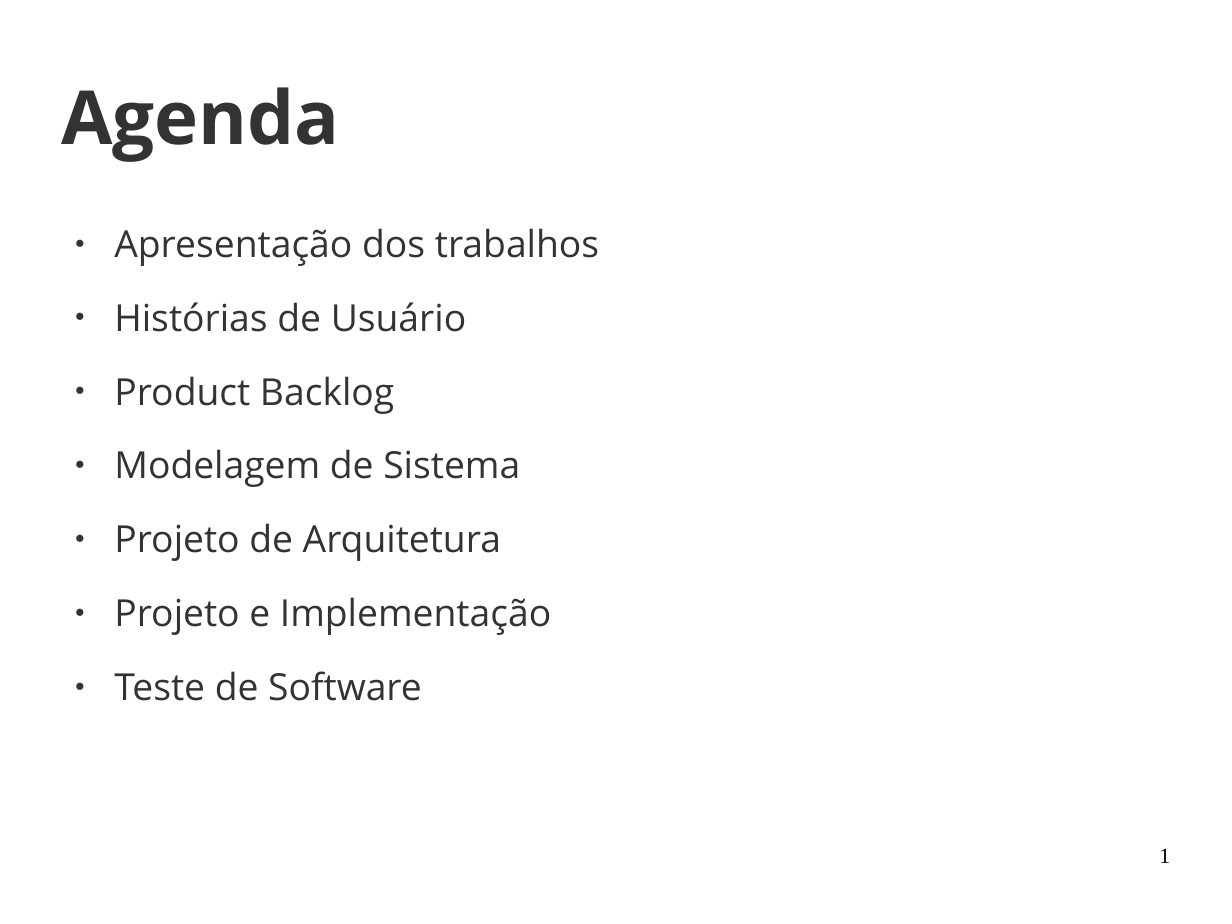
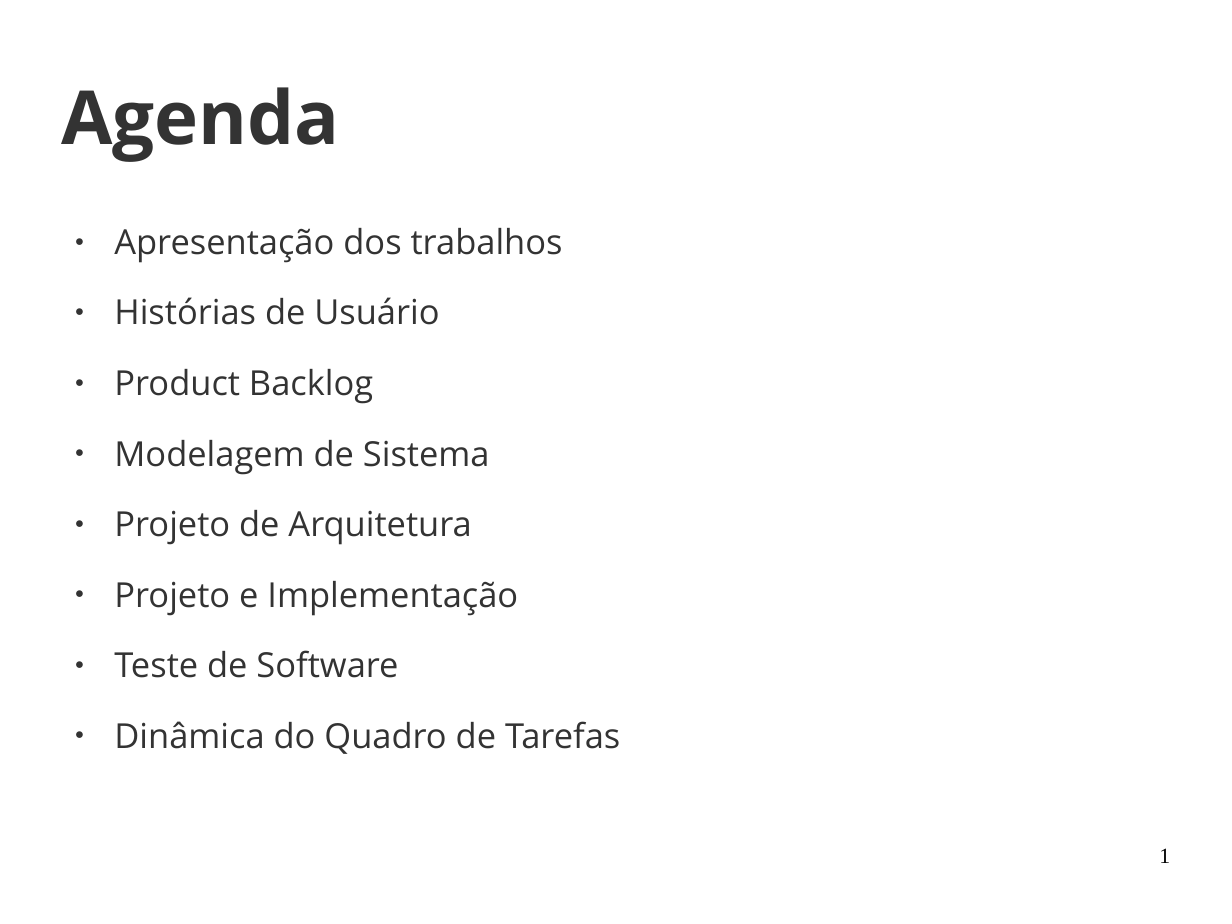
Before and after one commit to joaohelio/eng_de_software, a slide deck: slide 1 of Aulas/20170429/aula_2.odp. Drawn at 1232x924 pixels with LibreOffice and Linux fonts; fonts in the diff are those of the drawing; background and template pictures are left out. Boxes give left, top, right and bottom in pixels: in the first picture for what was removed or moved away, otherwise in the second. Text is boxed around its words. In the diff, an @@ line names an element or a change of style, - is before the commit and + after.

```diff
--- a/Aulas/20170429/aula_2.odp
+++ b/Aulas/20170429/aula_2.odp
@@ text at [114, 228, 563, 678]: size 24 to 22.2 pt in "Apresentação dos trabalhos", "Histórias de Usuário", "Product Backlog", "Modelagem de Sistema" and 3 more places @@
@@ text at [114, 721, 620, 754]: paragraph added @@
+● Dinâmica do Quadro de Tarefas
```
Also in this commit, not shown: 4 other slides changed, 2 slides added, 1 slide removed.
